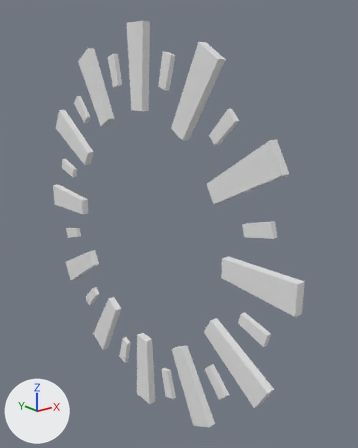
What one commit did to the FBX model Assets/Art/3D/Clocher/Horloge.fbx.
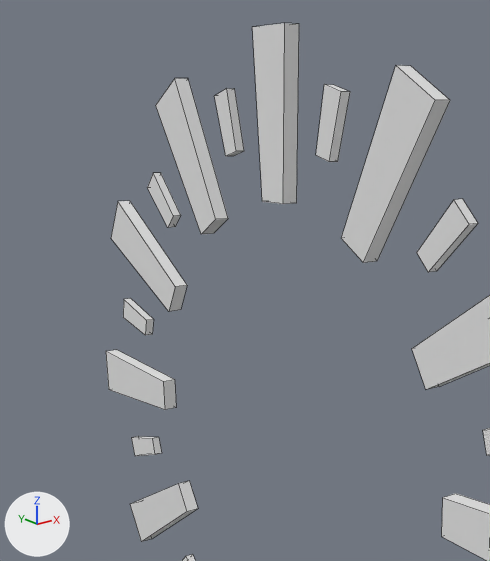
Each version appears first whole from a camera (50 mm lens) standing at (-4.69, -3.5, 17.81) and looking at (-2.05, -0.2, 16.49), and next in a close-up on the part from 0% to 69% of the width and 2% to 65% of the height. Every picture has the same lights, and +X, +Y and +Z are marked at lower left. The close-ups show mesh edges as thin lines. Where no turn or scale is listed for an object, it has been applied to the vertices.

Names of what the first close-up shows: 'Horloge.004'.
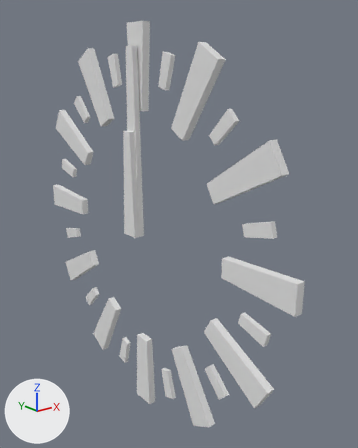
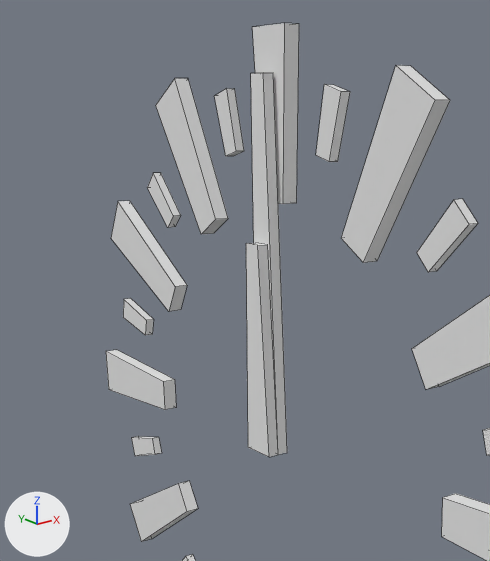
What differs and where, as boxes [x1, y1, x2, y2] in the close-ups (490 x 561 px):
'Minutes', added
    after: [251, 73, 287, 455]
'Heure', added
    after: [246, 243, 278, 457]

Patch to the scene script:
```diff
--- a/Assets/Art/3D/Clocher/Horloge.fbx.py
+++ b/Assets/Art/3D/Clocher/Horloge.fbx.py
@@ me_cube_041 @@
+me_cube_041.from_pydata([(-0.024, -0.084, 0.0), (-0.024, -0.045, 0.905), (-0.024, 0.084, 0.0), (-0.024, 0.045, 0.905), (0.024, -0.084, 0.0), (0.024, -0.045, 0.905), (0.024, 0.084, 0.0), (0.024, 0.045, 0.905)], [], [(0, 1, 3, 2), (2, 3, 7, 6), (6, 7, 5, 4), (4, 5, 1, 0), (2, 6, 4, 0), (7, 3, 1, 5)])
@@ me_cube_015 @@
+me_cube_015.from_pydata([(-0.02, -0.08, 0.0), (-0.02, -0.04, 1.57), (-0.02, 0.08, 0.0), (-0.02, 0.04, 1.57), (0.02, -0.08, 0.0), (0.02, -0.04, 1.57), (0.02, 0.08, 0.0), (0.02, 0.04, 1.57)], [], [(0, 1, 3, 2), (2, 3, 7, 6), (6, 7, 5, 4), (4, 5, 1, 0), (2, 6, 4, 0), (7, 3, 1, 5)])
@@ ob_heure @@
+ob_heure = bpy.data.objects.new('Heure', me_cube_041)
+ob_heure.location = (-2.415, 0.006, 16.406)
@@ ob_minutes @@
+ob_minutes = bpy.data.objects.new('Minutes', me_cube_015)
+ob_minutes.location = (-2.366, 0.006, 16.406)
```
